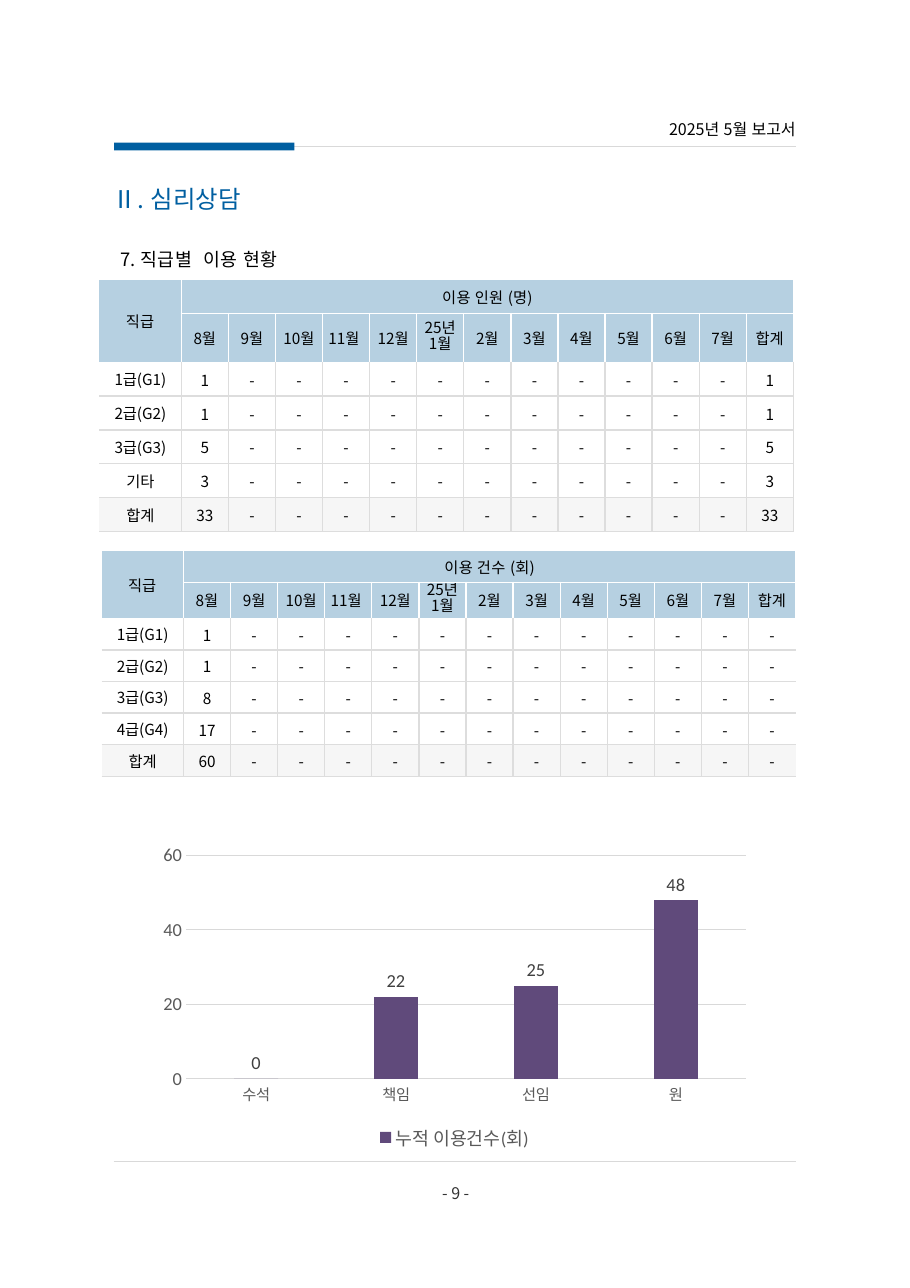
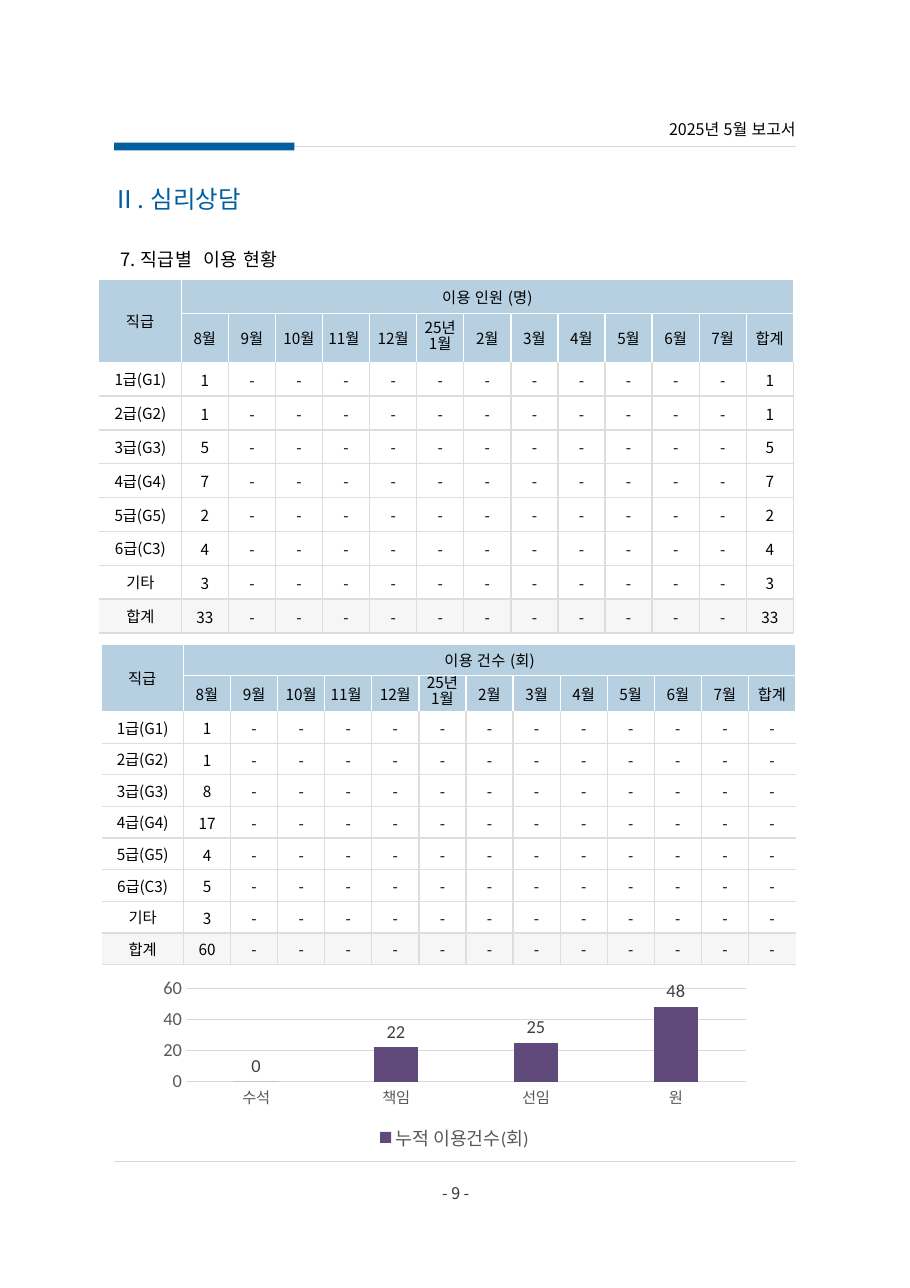
Before and after one commit to addictpark/report, a slide deck: slide 11 of output_report.pptx. Drawn at 910x1288 pixels with LibreOffice and Linux fonts; fonts in the diff are those of the drawing. Boxes give left, top, right and bottom in pixels: in the first picture for what was removed or moved away, otherwise in the second. Text is boxed around its words. In the diff, an @@ line names an element or a change of style, - is before the commit and + after.

```diff
--- a/output_report.pptx
+++ b/output_report.pptx
@@ table at [99,280,797,633] @@
+row 6: 4급(G4) | 7 | - | - | - | - | - | - | - | - | - | - | - | 7
+row 7: 5급(G5) | 2 | - | - | - | - | - | - | - | - | - | - | - | 2
+row 8: 6급(C3) | 4 | - | - | - | - | - | - | - | - | - | - | - | 4
@@ table at [101,644,799,965] @@
+row 7: 5급(G5) | 4 | - | - | - | - | - | - | - | - | - | - | - | -
+row 8: 6급(C3) | 5 | - | - | - | - | - | - | - | - | - | - | - | -
+row 9: 기타 | 3 | - | - | - | - | - | - | - | - | - | - | - | -
@@ table: place and size @@
-table at [101,551,799,777]
+table at [101,644,799,965]
@@ column chart: place and size @@
-column chart at [151,838,758,1156]
+column chart at [151,974,758,1156]
```
Also in this commit, not shown: 5 other files.
